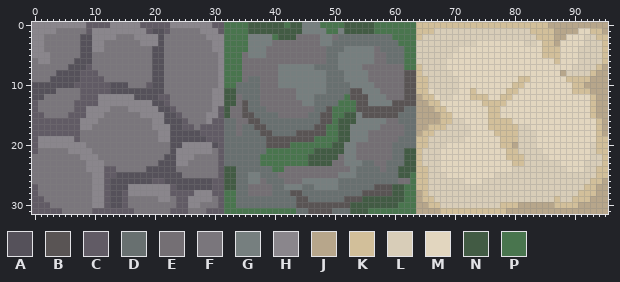
A sprite sheet gets an edit: Sprites/roguelike-tiles-walls-rocky.png. That is the earlier state.
The file is 96x32 pixels. Colours within 5 levels of each other are drawn and written as one.
Palette (. is transparent): A #55515a  B #595454  C #615b65  D #687070  E #746f74  F #7a767c  G #767f7f  H #8a868c  J #b7a68b  K #d2bf9a  L #d8cdb8  M #e2d6bf  N #425b44  P #49754e
The result:
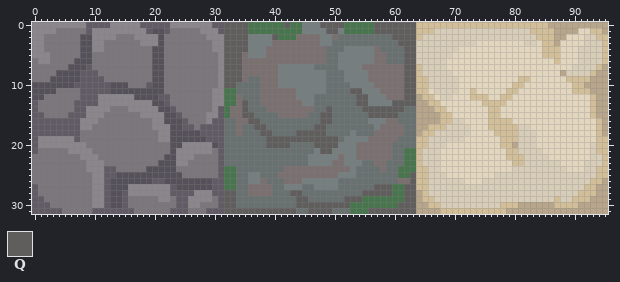
Colours new in this view: Q #605d5d
Message: Minor: Tweaked rock wall texture
Diff:
Colour E changes from #746f74 to #7a7070.
Colour D replaces colour B in row 12 at x 53; in row 14 at x 54; in row 15 at x 55.
Colour D replaces colour E in row 18 at x 56.
Colour D replaces colour G in row 15 at x 54; in row 16 at x 54 to 55; in row 17 at x 53 to 56; in row 18 at x 54 to 55.
Colour D replaces colour N in row 15 at x 52 to 53; in row 16 at x 51 to 53; in rows 17 to 18 at x 51 to 52; in row 19 at x 51.
Colour D replaces colour P in row 12 at x 52; in row 13 at x 51 to 53; in row 14 at x 50 to 53; in row 15 at x 50 to 51; in row 16 at x 50; in rows 17 to 18 at x 49 to 50.
Colour D replaces colour P in row 20 at x 43 to 46; in row 21 at x 39 to 46; in rows 22 to 23 at x 38 to 45; in row 24 at x 40 to 41.
Colour G replaces colour N in row 19 at x 52; in row 20 at x 51; in row 21 at x 47 and 50 to 51; in row 22 at x 46 to 50; in row 23 at x 46 to 49.
Colour P replaces colour N in row 0 at x 36 to 41, 43 to 44 and 52 to 56; in row 1 at x 36 to 44 and 52 to 56; in row 2 at x 41 to 43; in rows 11 to 13 at x 32 to 33; in rows 14 to 15 at x 32; in rows 21 to 23 at x 62 to 63.
Colour P replaces colour N in row 24 at x 32 to 33 and 61 to 63; in row 25 at x 32 to 33 and 61 to 62; in row 26 at x 32 to 33; in row 27 at x 32 to 33 and 60 to 61; in row 28 at x 60 to 61; in row 29 at x 55 to 61.
Colour P replaces colour N in row 30 at x 53 to 60; in row 31 at x 53 to 55.
Colour Q replaces colour B in rows 8 to 10 at x 62 to 63; in row 11 at x 53 to 54 and 62 to 63; in row 12 at x 54 to 55 and 62 to 63; in row 13 at x 35, 54 to 55 and 60 to 63; in row 14 at x 35, 49 and 55 to 61; in row 15 at x 35 to 36, 48 to 49 and 56 to 60.
Colour Q replaces colour B in row 16 at x 36 to 37 and 48 to 49; in row 17 at x 37 to 38 and 47 to 48; in row 18 at x 38 to 39 and 44 to 48; in row 19 at x 39 to 46; in row 20 at x 39 to 42; in row 27 at x 57 to 59.
Colour Q replaces colour B in row 28 at x 43 to 44 and 55 to 59; in row 29 at x 44 to 45 and 52 to 54; in row 30 at x 44 to 52; in row 31 at x 46 to 49.
Colour Q replaces colour N in row 20 at x 50; in row 21 at x 48 to 49.
Colour Q replaces colour P in row 0 at x 32 to 35, 42, 48 to 51 and 57 to 63; in row 1 at x 32 to 35, 49 to 50 and 57 to 63; in row 2 at x 32 to 35, 40 and 60 to 63; in row 3 at x 32 to 35 and 61 to 63; in row 4 at x 32 to 35 and 62 to 63; in rows 5 to 7 at x 32 to 34 and 62 to 63.
Colour Q replaces colour P in rows 8 to 9 at x 32 to 34; in row 10 at x 32 to 33; in row 19 at x 47 to 50; in row 20 at x 47 to 49; in rows 25 to 26 at x 63; in row 27 at x 62 to 63.
Colour Q replaces colour P in rows 28 to 29 at x 32 to 33 and 62 to 63; in row 30 at x 32 to 33 and 61 to 63; in row 31 at x 32 to 43 and 56 to 63.
Boxes around the changes in both pictures, in picture pixels (x1, y1, x2, y2):
changed: (224, 22, 416, 214)
